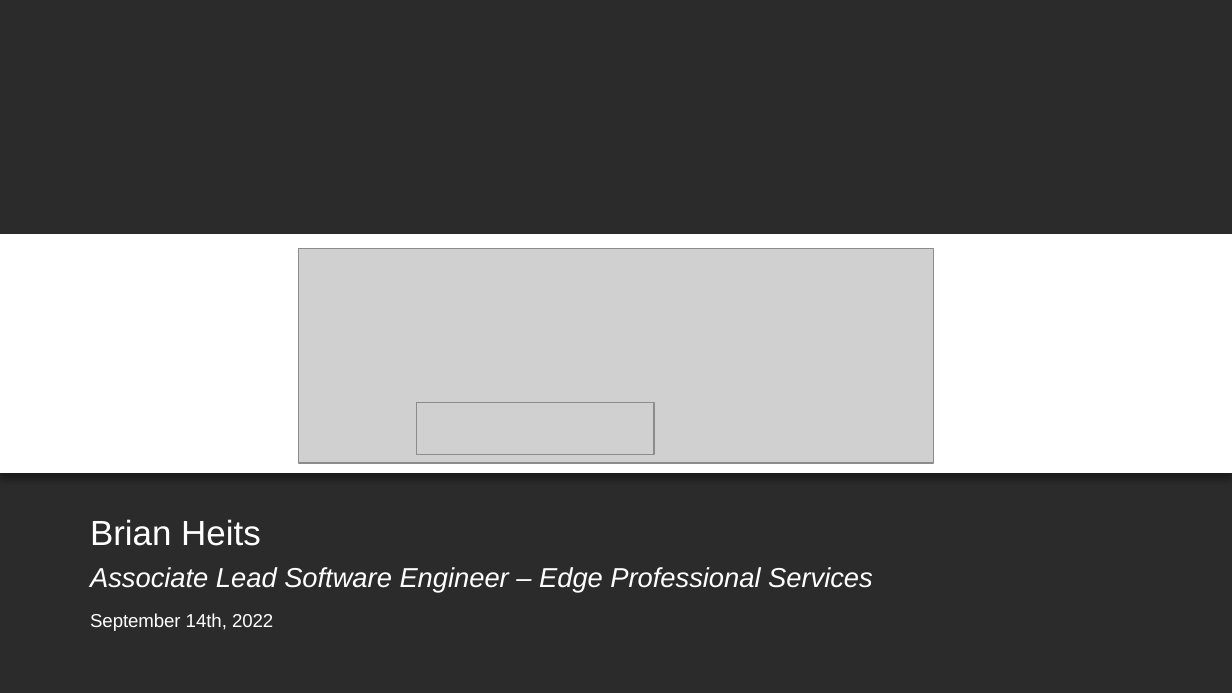
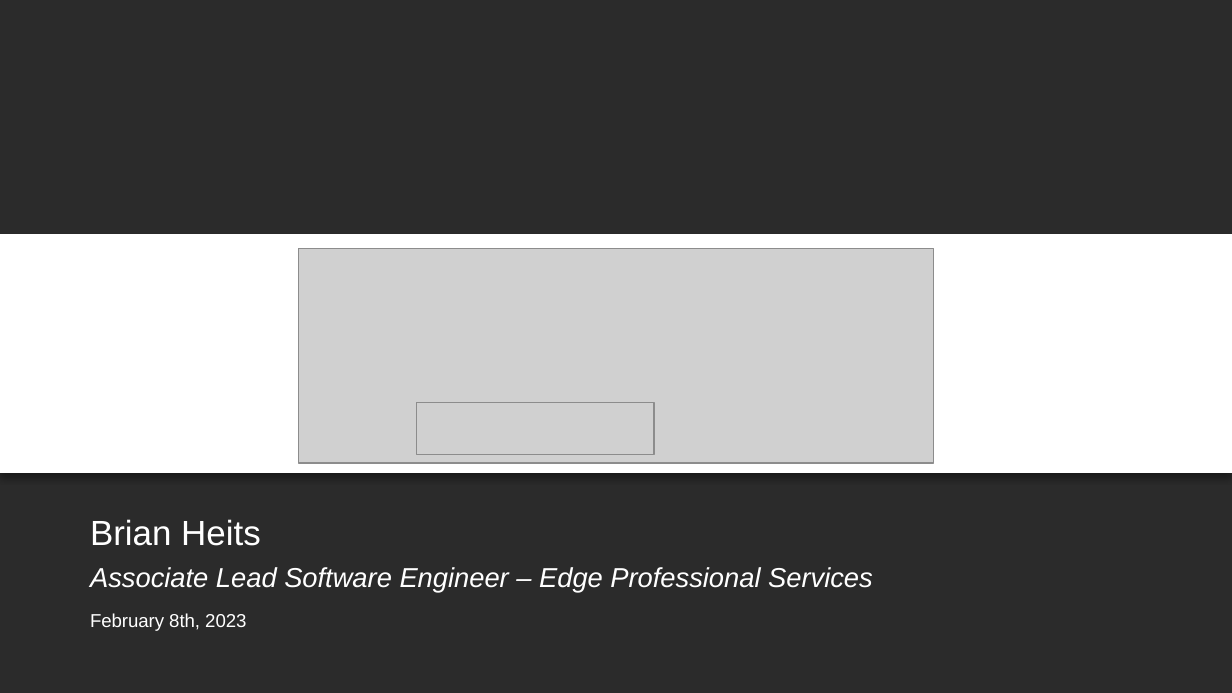
Before and after one commit to BH018364/SMART-on-FHIR-Training, a slide deck: slide 1 of smart-authorization-presentation.pptx. Drawn at 1232x693 pixels with LibreOffice and Linux fonts; fonts in the diff are those of the drawing; grey boxes stand for pictures; background and template pictures are left out; a plain dark background stands for a picture behind light text. Boxes give left, top, right and bottom in pixels: in the first picture for what was removed or moved away, otherwise in the second. Text is boxed around its words. In the diff, an @@ line names an element or a change of style, - is before the commit and + after.

Commit message:
GBHS_CD February 2023 Updates

```diff
--- a/smart-authorization-presentation.pptx
+++ b/smart-authorization-presentation.pptx
@@ text at (x1=90, y1=613, x2=246, y2=631): text changed @@
-September 14th, 2022
+February 8th, 2023
```
Also in this commit, not shown: 1 other file.
